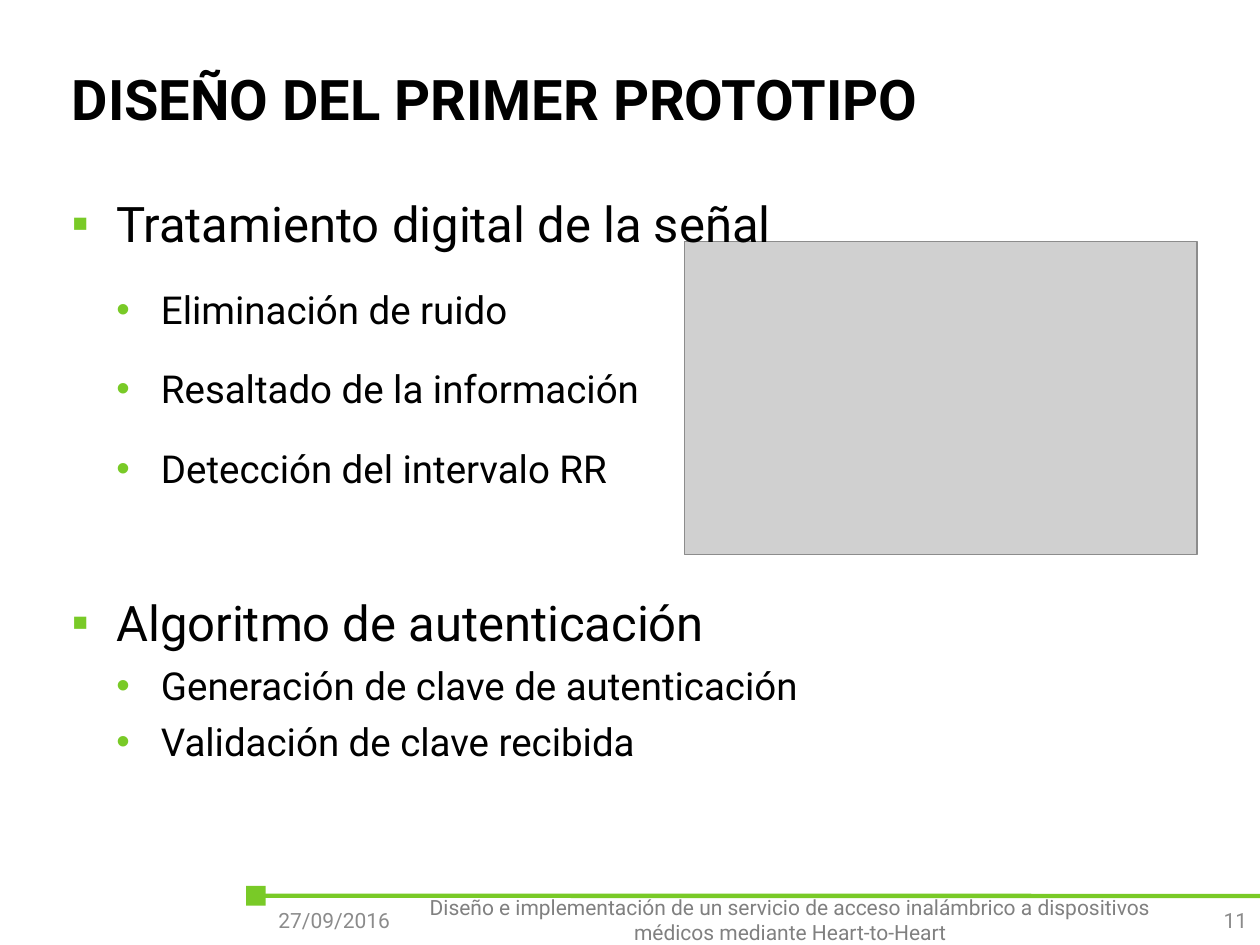
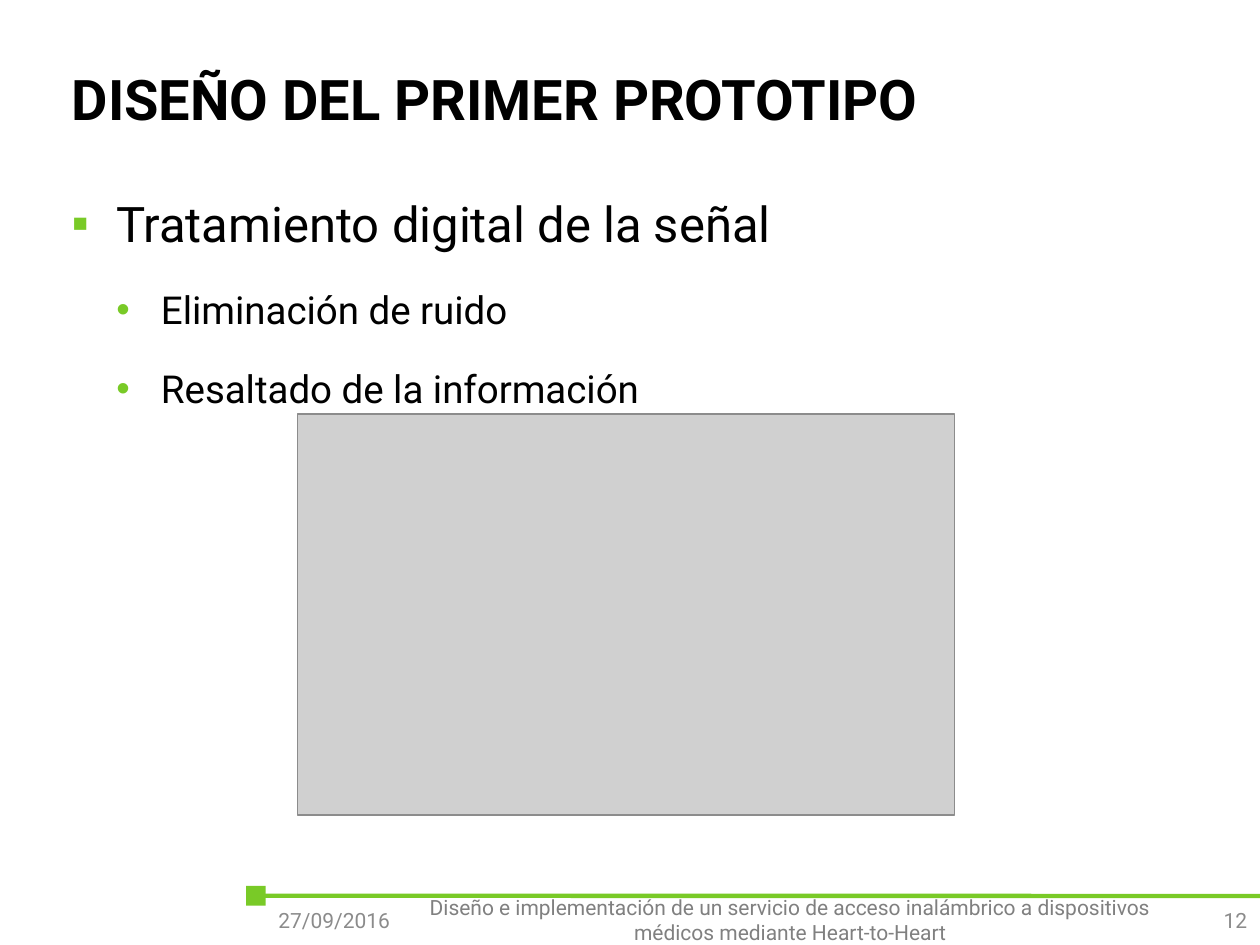
Before and after one commit to outsidersdelaelectronica/tiic-2015, a slide deck: slide 12 of doc/Tomas/presentacion/Diseño e implementación de un servicio de acceso inalámbrico a dispositivos médicos mediante Heart-to-Heart.pptx (slide 11 before the commit). Drawn at 1260x945 pixels with LibreOffice and Linux fonts; fonts in the diff are those of the drawing; grey boxes stand for pictures; background and template pictures are left out. Boxes give left, top, right and bottom in pixels: in the first picture for what was removed or moved away, otherwise in the second. Text is boxed around its words. In the diff, an @@ line names an element or a change of style, - is before the commit and + after.

```diff
--- a/doc/Tomas/presentacion/Diseño e implementación de un servicio de acceso inalámbrico a dispositivos médicos mediante Heart-to-Heart.pptx
+++ b/doc/Tomas/presentacion/Diseño e implementación de un servicio de acceso inalámbrico a dispositivos médicos mediante Heart-to-Heart.pptx
@@ picture: place and size @@
-picture at bbox=[684, 242, 1197, 554]
+picture at bbox=[297, 415, 954, 815]
@@ text at bbox=[116, 454, 798, 757]: paragraphs removed @@
-  • Detección del intervalo RR
-▪ Algoritmo de autenticación
-  • Generación de clave de autenticación
-  • Validación de clave recibida
@@ page number at bbox=[1224, 913, 1248, 928]: text changed @@
-11
+12
```
Also in this commit, not shown: 12 other slides changed, 9 slides added, 20 other files.
